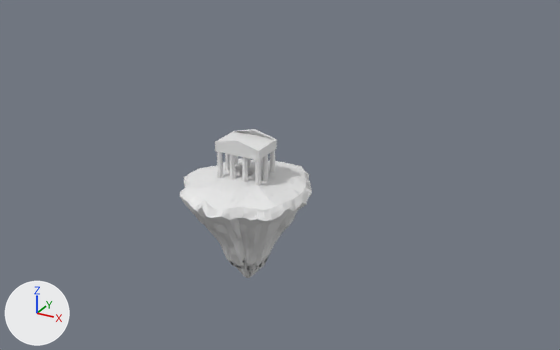
Two versions of the glTF model scripts/models/reference/island-temple.glb, one commit apart.
One viewpoint serves both versions: a 50 mm camera at (6.05, -9.87, 5.19) aimed at (0.38, 0.43, 0.04). The axes (+X, +Y, +Z) are drawn at lower left. The lights are the same throughout. The first picture is the older version.

The older version as bpy lines, for what is in view:
```python
me_referenceisland = bpy.data.meshes.new('ReferenceIsland')
me_referenceisland.from_pydata(...)  # 3540 vertices, 7143 faces; spans x -1.12..1.1, y -1.12..1.12, z -1.82..0.19
me_referencetemple = bpy.data.meshes.new('ReferenceTemple')
me_referencetemple.from_pydata(...)  # 277 vertices, 394 faces; spans x -0.524..0.524, y -0.406..0.406, z -0.126..0.82
ob_referenceisland = bpy.data.objects.new('ReferenceIsland', me_referenceisland)
ob_referenceisland.location = (0.0, 0.0, 0.0)
ob_referencetemple = bpy.data.objects.new('ReferenceTemple', me_referencetemple)
ob_referencetemple.location = (0.0, 0.0, 0.0)
```
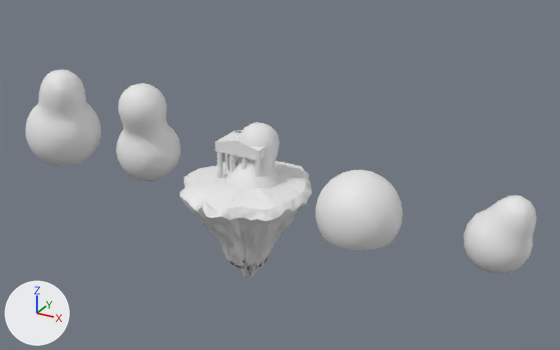
Boxes [x1, y1, x2, y2] around the edits, measured in the pictures (560 x 350 px):
'ReferenceCloud', added
    after: [26, 69, 537, 274]

Diff of the bpy script that builds the scene:
```diff
--- a/scripts/models/reference/island-temple.glb.py
+++ b/scripts/models/reference/island-temple.glb.py
@@ me_referencecloud @@
+me_referencecloud.from_pydata(...)  # 1807 vertices, 3476 faces; spans x -4.81..4.54, y -0.57..0.88, z -0.47..1.32
@@ ob_referencecloud @@
+ob_referencecloud = bpy.data.objects.new('ReferenceCloud', me_referencecloud)
+ob_referencecloud.location = (0.0, 0.0, 0.0)
```
